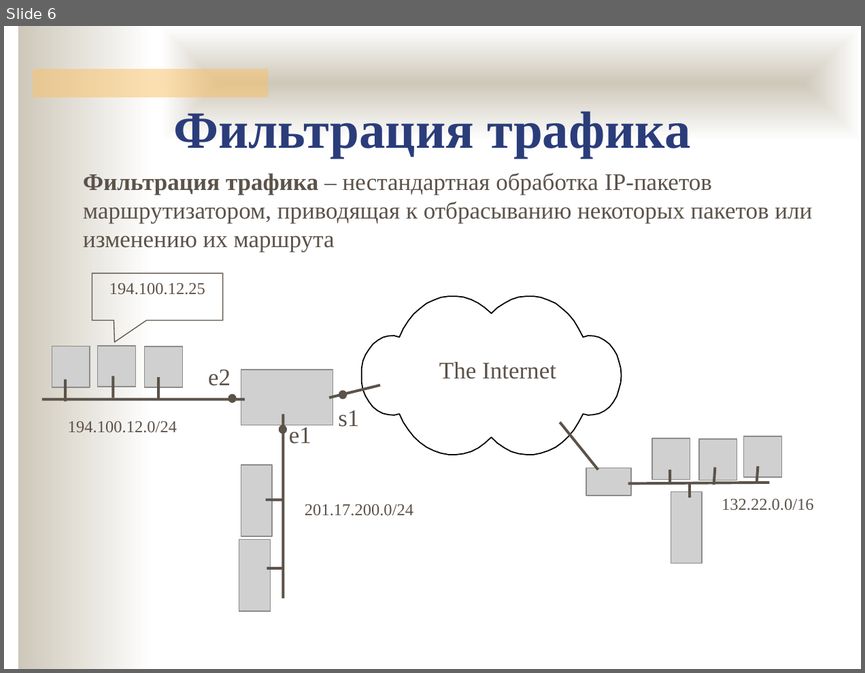
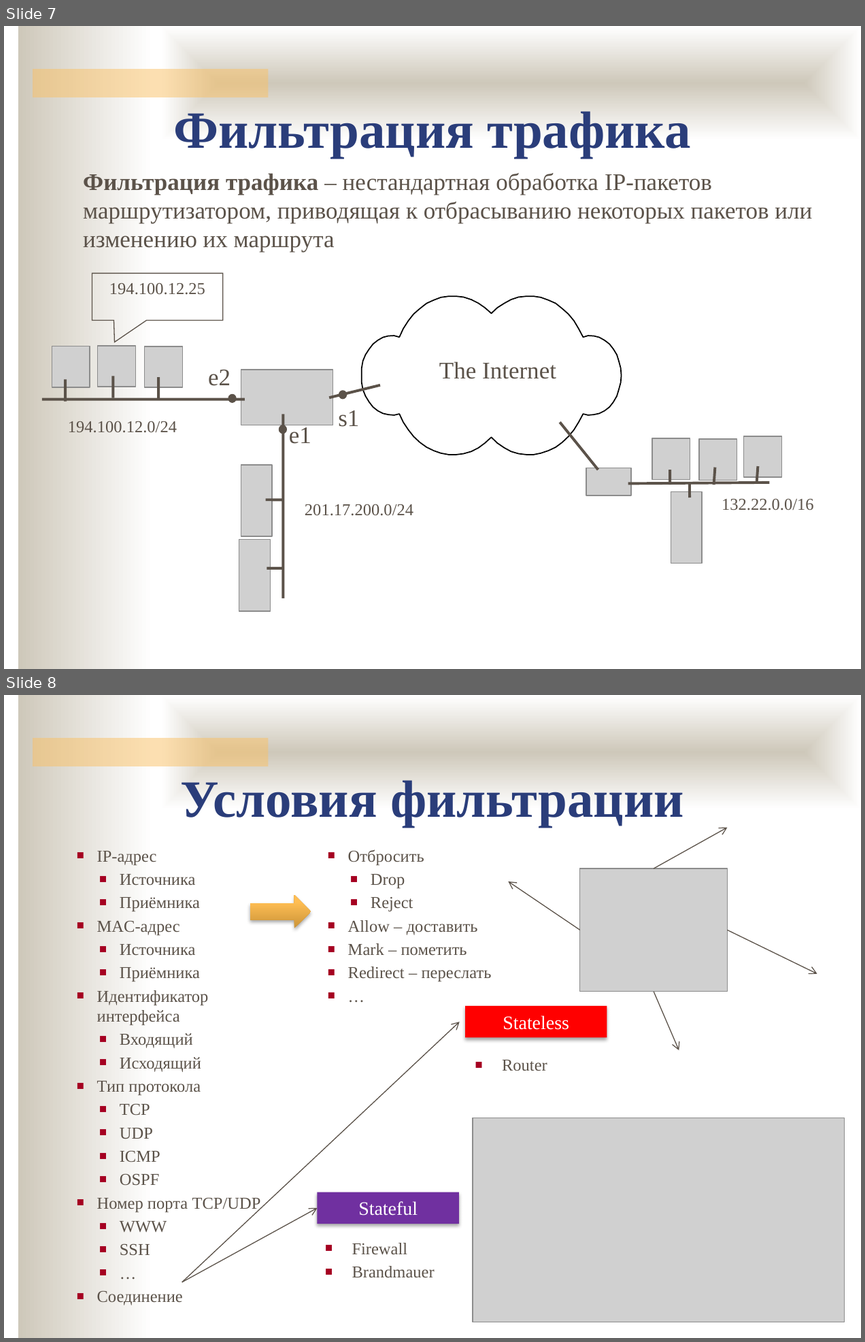
Before and after one commit to ukoloff/nets, a slide deck: lecture/13.pptx. Shown one above the other, each under a label of ours: slide 6 before the commit, slides 7 and 8 after it. The pictures are 865x673 and 865x1342 pixels, drawn with LibreOffice and Linux fonts; fonts in the diff are those of the drawing; grey boxes stand for pictures; background and template pictures are left out. Boxes give left, top, right and bottom in pixels: in the first picture for what was removed or moved away, otherwise in the second. Text is boxed around its words. In the diff, an @@ line names an element or a change of style, - is before the commit and + after.

```diff
--- a/lecture/13.pptx
+++ b/lecture/13.pptx
@@ slide 8 added at (4, 695, 861, 1338), background #FFFFFF; not listed: 3 template elements that a slide beside it also shows @@
@@ text added at (180, 780, 684, 827), 44 pt, text #2A3D7A, bold @@
+Условия фильтрации
@@ arrow added from (653, 868) to (727, 828), #5B5249 0.75 pt @@
@@ text added at (97, 851, 261, 1305), 14 pt, text #5B5249 @@
+■ IP-адрес
+  ■ Источника
+  ■ Приёмника
+■ MAC-адрес
+  ■ Источника
+  ■ Приёмника
+■ Идентификатор интерфейса
+  ■ Входящий
+  ■ Исходящий
+■ Тип протокола
+  ■ TCP
+  ■ UDP
+  ■ ICMP
+  ■ OSPF
+■ Номер порта TCP/UDP
+  ■ WWW
+  ■ SSH
+  ■ …
+■ Соединение
@@ text added at (348, 849, 492, 981), 14 pt, text #5B5249 @@
+■ Отбросить
+  ■ Drop
+  ■ Reject
+■ Allow – доставить
+■ Mark – пометить
+■ Redirect – переслать
+■ …
@@ picture added at (580, 868, 727, 991) @@
@@ right arrow added at (250, 895, 311, 928), fill gradient #CB943A to #FFBE54 to #FFBF56 @@
@@ arrow added from (580, 930) to (508, 882), #5B5249 0.75 pt @@
@@ arrow added from (727, 930) to (817, 974), #5B5249 0.75 pt @@
@@ arrow added from (653, 991) to (679, 1050), #5B5249 0.75 pt @@
@@ rectangle added at (465, 1006, 606, 1038), fill #FF0000, 16 pt, text #FFFFFF @@
+Stateless
@@ arrow added from (182, 1282) to (459, 1021), #5B5249 0.75 pt @@
@@ text added at (502, 1059, 547, 1071), 14 pt, text #5B5249 @@
+■ Router
@@ picture added at (473, 1117, 844, 1321) @@
@@ rectangle added at (317, 1192, 459, 1223), fill #7030A0, 16 pt, text #FFFFFF @@
+Stateful
@@ arrow added from (182, 1282) to (317, 1207), #5B5249 0.75 pt @@
@@ text added at (352, 1242, 434, 1278), 14 pt, text #5B5249 @@
+■ Firewall
+■ Brandmauer
@@ what was slide 6 is now slide 7 @@
```
Also in this commit, not shown: 9 slides changed, 8 other slides added, 1 slide removed.
